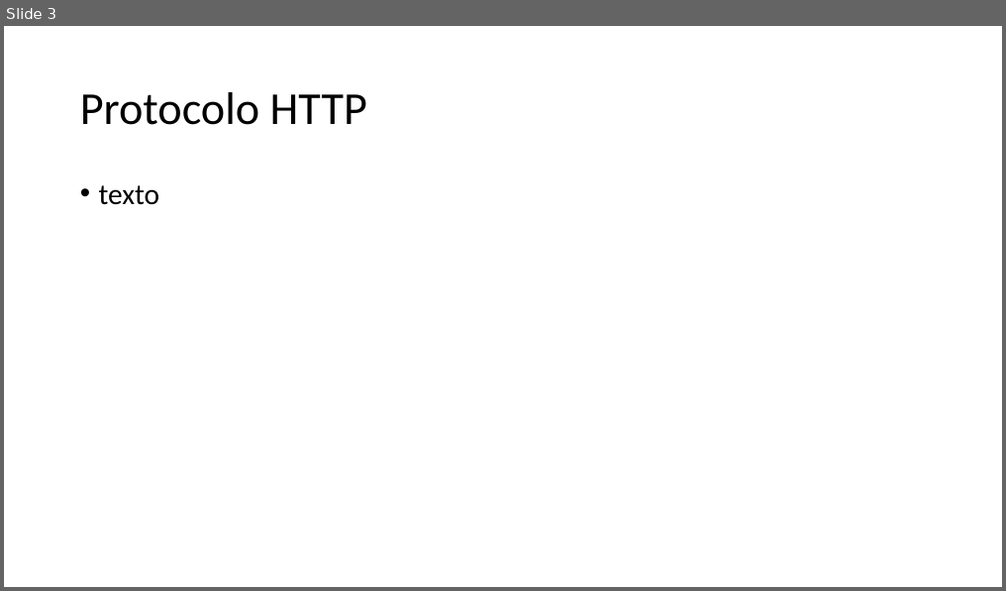
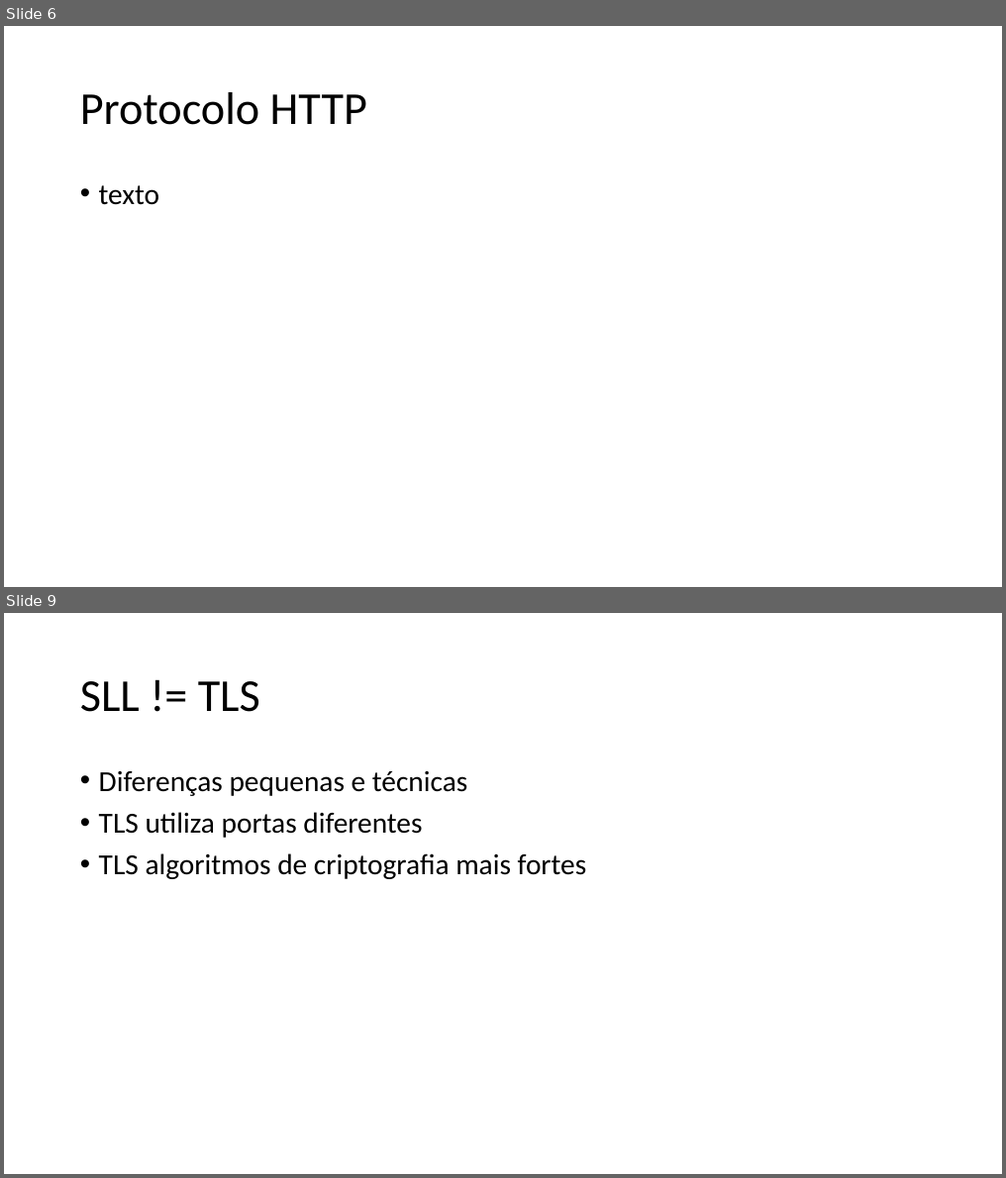
Before and after one commit to vinicius-vasconcelos/tecnicoEmInformatica, a slide deck: UC_3/aula_1/Apresentacao.pptx. Shown one above the other, each under a label of ours: slide 3 before the commit, slides 6 and 9 after it; the slides between them are not shown. The pictures are 1006x591 and 1006x1178 pixels, drawn with LibreOffice and Linux fonts; fonts in the diff are those of the drawing. Boxes give left, top, right and bottom in pixels: in the first picture for what was removed or moved away, otherwise in the second. Text is boxed around its words. In the diff, an @@ line names an element or a change of style, - is before the commit and + after.

```diff
--- a/UC_3/aula_1/Apresentacao.pptx
+++ b/UC_3/aula_1/Apresentacao.pptx
@@ slide 9 added at [4, 613, 1002, 1174], background #FFFFFF @@
@@ title added at [80, 681, 260, 712], 44 pt, text #000000 @@
+SLL != TLS
@@ text added at [99, 771, 587, 879], 28 pt, text #000000 @@
+• Diferenças pequenas e técnicas
+• TLS utiliza portas diferentes
+• TLS algoritmos de criptografia mais fortes
@@ what was slide 3 is now slide 6 @@
```
Also in this commit, not shown: 2 slides changed, 8 other slides added, 1 slide removed, 6 other files.
